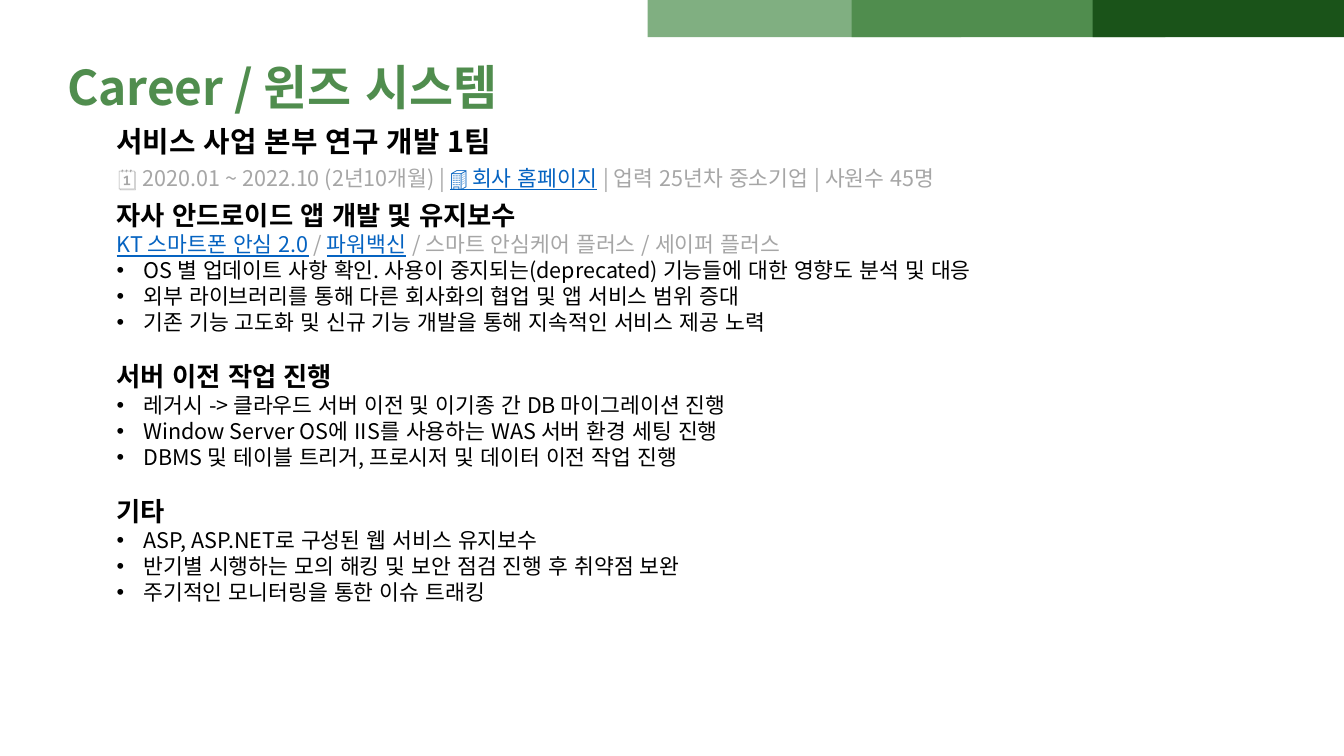
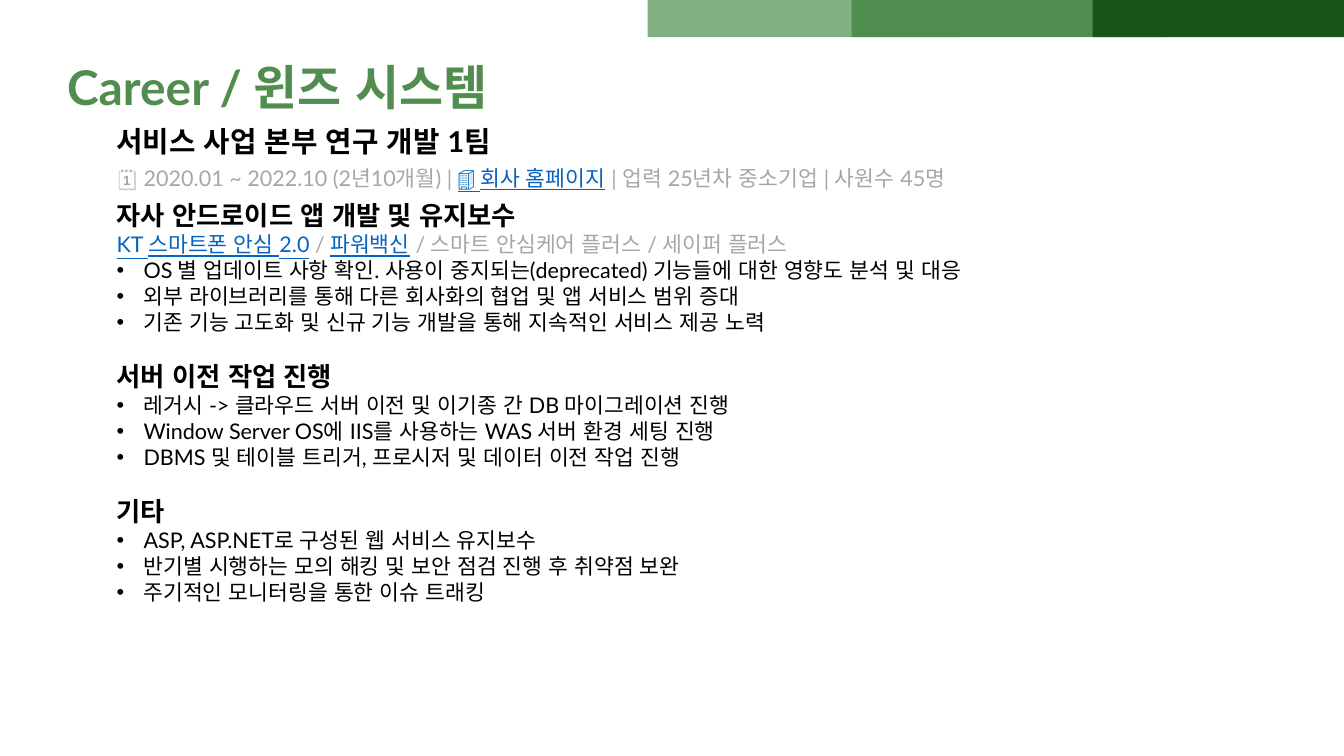
Before and after one commit to daejin94/daejin_port_folio, a slide deck: slide 6 of 문대진_포트폴리오용.pptx. Drawn at 1344x756 pixels with LibreOffice and Linux fonts; fonts in the diff are those of the drawing. Boxes give left, top, right and bottom in pixels: in the first picture for what was removed or moved away, otherwise in the second. Text is boxed around its words. In the diff, an @@ line names an element or a change of style, - is before the commit and + after.

```diff
--- a/문대진_포트폴리오용.pptx
+++ b/문대진_포트폴리오용.pptx
@@ font Noto Sans CJK KR to Lato in 4 elements at [67, 65, 487, 110], [117, 128, 491, 155], [117, 168, 945, 190], [117, 203, 961, 602] @@
```
Also in this commit, not shown: 10 other slides changed, 14 other files.
